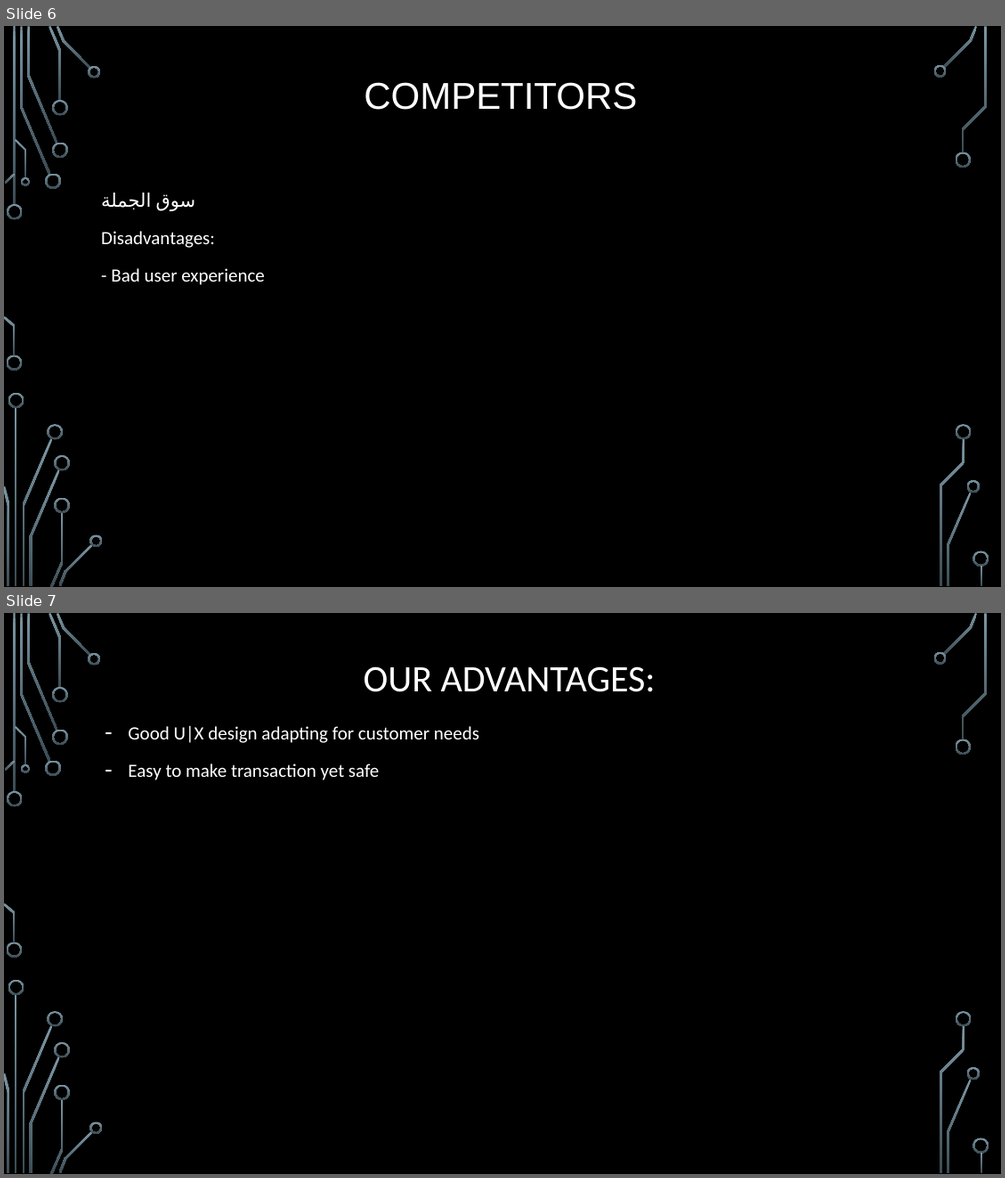
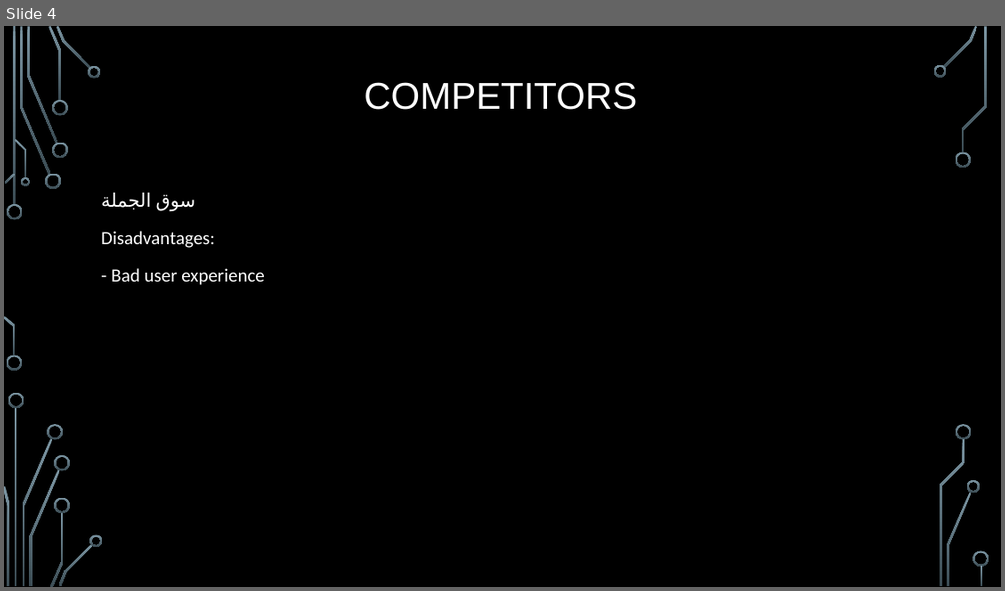
Before and after one commit to DiaaMagdi/Deputy, a slide deck: Business/Dynamo.pptx. Shown one above the other, each under a label of ours: slides 6 and 7 before the commit, slide 4 after it. The pictures are 1005x1178 and 1005x591 pixels, drawn with LibreOffice and Linux fonts; fonts in the diff are those of the drawing; background and template pictures are left out. Boxes give left, top, right and bottom in pixels: in the first picture for what was removed or moved away, otherwise in the second. Text is boxed around its words. In the diff, an @@ line names an element or a change of style, - is before the commit and + after.

```diff
--- a/Business/Dynamo.pptx
+++ b/Business/Dynamo.pptx
@@ slide 7 removed at (4,613,1001,1174), background picture (left out); not listed: 36 template elements that a slide beside it also shows @@
@@ title removed at (364,666,655,692) @@
-OUR ADVANTAGES:
@@ text removed at (128,726,479,780) @@
-– Good U|X design adapting for customer needs
-– Easy to make transaction yet safe
@@ what was slide 6 is now slide 4 @@
```
Also in this commit, not shown: 2 slides changed, 1 other slide removed, 1 other file.
